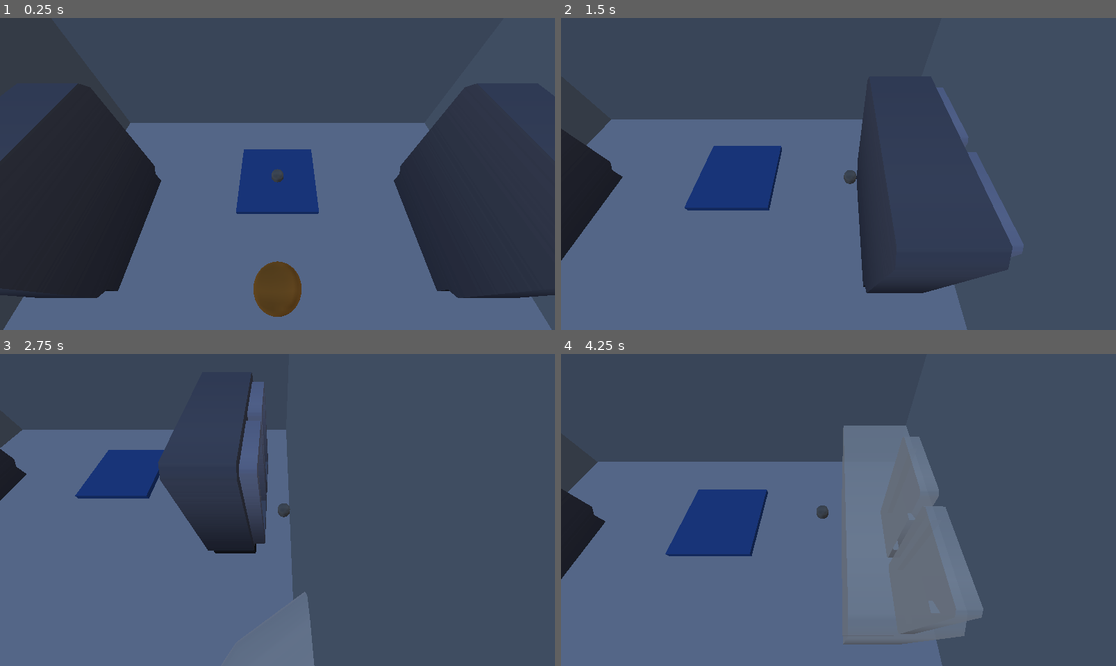
Above: before the commit, frames 1-4 (two rows, left to right).
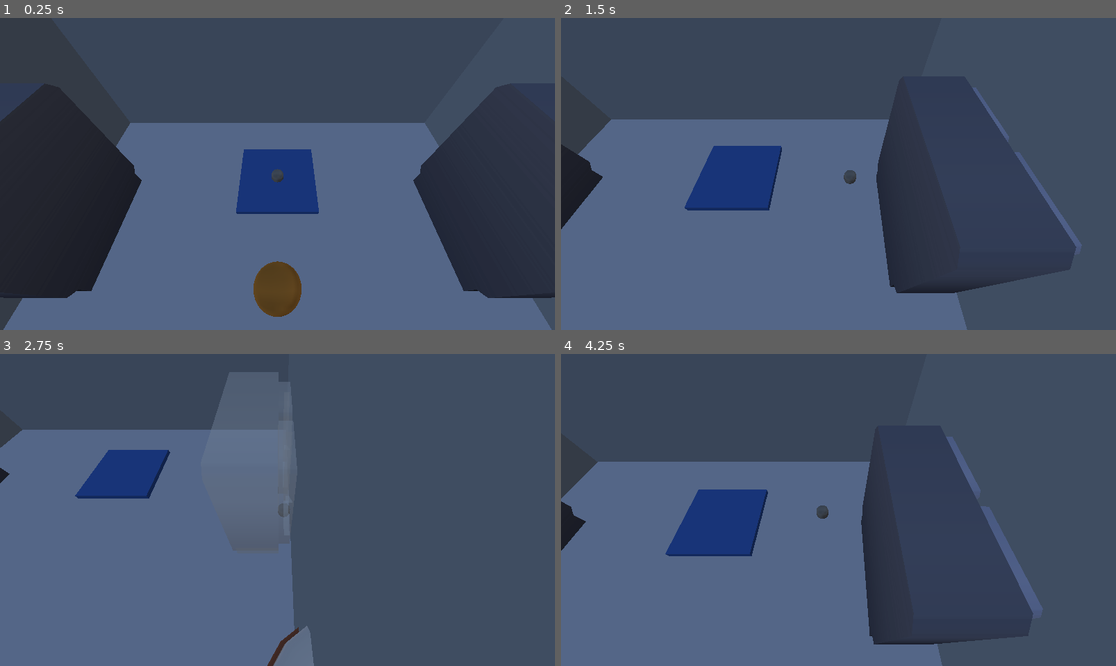
Above: after the commit, the same moments.

Repository: Devansh-Ruia/small-fry
Game: Godot game, scene res://rooms/room_02.tscn
The game is run twice, just before and just after one commit, with the same random seed, the same clock (stepped at 60 frames per second) and the same inputs. This scene is started directly instead of the project's main scene.
Inputs:
- Up to frame 1 (0.25 s): no input
- Up to frame 2 (1.5 s): tap Enter at 0.5 s; hold D (move_right) 0.53-1.28 s; hold Shift (run) 0.53-1.28 s; tap Space (jump) at 0.77 s; hold S (move_back) from 1.28 s (still down); tap Shift (run) at 1.35 s
- Up to frame 3 (2.75 s): tap Space (jump) at 1.52 s; release S (move_back) at 2.03 s; hold D (move_right) from 2.03 s (still down); hold Shift (run) from 2.03 s (still down)
- Up to frame 4 (4.25 s): release D (move_right) at 2.78 s; release Shift (run) at 2.78 s; hold W (move_forward) 2.78-3.53 s; tap Shift (run) at 2.85 s; tap Space (jump) at 3.02, 3.77 s; hold A (move_left) from 3.53 s (still down); hold Shift (run) from 3.53 s (still down)

The runs differ from the first frame. In frame 1, 6.3% of the frame differs, in the area x 0-100%, y 20-90%; in frame 2, 5.8%; in frame 3, 8.7%; in frame 4, 13%, in the area x 0-87%, y 22-94%.

Commit message:
Update GODOT_CONFIG file sizes and adjust ambient light energy in room_02 scene

Diff:
--- a/rooms/room_02.tscn
+++ b/rooms/room_02.tscn
@@ -26,6 +26,7 @@
 background_mode = 2
 sky = SubResource("Sky")
 ambient_light_source = 3
+ambient_light_energy = 1.8
 
 [sub_resource type="StandardMaterial3D" id="MatFloor"]
 albedo_color = Color(0.82, 0.86, 0.95, 1)
@@ -168,39 +169,39 @@
 shape = SubResource("ExitBox")
 
 [node name="PropFreezerW1" parent="." instance=ExtResource("4_freezers") groups=["occluder"]]
-transform = Transform3D(9.5979125e-08, 0, -1.8257449, 0, 2.3616118, 0, 2.1957464, 0, 7.9805844e-08, -3.3, 0, -10)
+transform = Transform3D(9.5979125e-08, 0, -1.8257449, 0, 2.3616118, 0, 2.1957464, 0, 7.9805844e-08, -3.7,0, -10)
 
 [node name="PropPipeW1" parent="." instance=ExtResource("5_pipe") groups=["occluder"]]
-transform = Transform3D(5.246275e-08, 0, 1.0150806, 0, 1.1275644, 0, -1.2002078, 0, 4.437058e-08, -3.3, 2.3334715, -6.5)
+transform = Transform3D(5.246275e-08, 0, 1.0150806, 0, 1.1275644, 0, -1.2002078, 0, 4.437058e-08, -3.7,2.3334715, -6.5)
 
 [node name="PropConveyorW1" parent="." instance=ExtResource("7_conveyor") groups=["occluder"]]
-transform = Transform3D(4.371139e-08, 0, -1, 0, 1, 0, 1, 0, 4.371139e-08, -3.3, 0.9642234, 1)
+transform = Transform3D(4.371139e-08, 0, -1, 0, 1, 0, 1, 0, 4.371139e-08, -3.7,0.9642234, 1)
 
 [node name="PropMachineW1" parent="." instance=ExtResource("6_machine") groups=["occluder"]]
-transform = Transform3D(4.371139e-08, 0, -1, 0, 1, 0, 1, 0, 4.371139e-08, -3.3, 1.1990472, 3.5)
+transform = Transform3D(4.371139e-08, 0, -1, 0, 1, 0, 1, 0, 4.371139e-08, -3.7,1.1990472, 3.5)
 
 [node name="PropScannerW1" parent="." instance=ExtResource("10_scanner") groups=["occluder"]]
-transform = Transform3D(4.371139e-08, 0, -1, 0, 1, 0, 1, 0, 4.371139e-08, -3.3, 1.0, 10)
+transform = Transform3D(4.371139e-08, 0, -1, 0, 1, 0, 1, 0, 4.371139e-08, -3.7,1.0, 10)
 
 [node name="PropFreezerE1" parent="." instance=ExtResource("4_freezers") groups=["occluder"]]
-transform = Transform3D(-9.5979125e-08, 0, 1.8257449, 0, 2.3616118, 0, -2.1957464, 0, -7.9805844e-08, 3.3, 0, -10)
+transform = Transform3D(-9.5979125e-08, 0, 1.8257449, 0, 2.3616118, 0, -2.1957464, 0, -7.9805844e-08, 3.7,0, -10)
 
 [node name="PropBedE1" parent="." instance=ExtResource("9_bed") groups=["occluder"]]
-transform = Transform3D(-4.371139e-08, 0, 1, 0, 1, 0, -1, 0, -4.371139e-08, 3.3, 0.5, -6.5)
+transform = Transform3D(-4.371139e-08, 0, 1, 0, 1, 0, -1, 0, -4.371139e-08, 3.7,0.5, -6.5)
 
 [node name="PropConveyorE1" parent="." instance=ExtResource("7_conveyor") groups=["occluder"]]
-transform = Transform3D(-4.371139e-08, 0, 1, 0, 1, 0, -1, 0, -4.371139e-08, 3.3, 0.9642234, -4)
+transform = Transform3D(-4.371139e-08, 0, 1, 0, 1, 0, -1, 0, -4.371139e-08, 3.7,0.9642234, -4)
 
 [node name="PropFenceGapS" parent="." instance=ExtResource("8_fence") groups=["occluder"]]
-transform = Transform3D(-4.371139e-08, 0, 1, 0, 1, 0, -1, 0, -4.371139e-08, 3.3, 0.86652005, -1.5)
+transform = Transform3D(-4.371139e-08, 0, 1, 0, 1, 0, -1, 0, -4.371139e-08, 3.7,0.86652005, -1.5)
 
 [node name="PropFenceGapN" parent="." instance=ExtResource("8_fence") groups=["occluder"]]
-transform = Transform3D(-4.371139e-08, 0, 1, 0, 1, 0, -1, 0, -4.371139e-08, 3.3, 0.86652005, 1.5)
+transform = Transform3D(-4.371139e-08, 0, 1, 0, 1, 0, -1, 0, -4.371139e-08, 3.7,0.86652005, 1.5)
 
 [node name="PropPipeE1" parent="." instance=ExtResource("5_pipe") groups=["occluder"]]
-transform = Transform3D(-5.246275e-08, 0, -1.0150806, 0, 1.1275644, 0, 1.2002078, 0, -4.437058e-08, 3.3, 2.3334715, 5)
+transform = Transform3D(-5.246275e-08, 0, -1.0150806, 0, 1.1275644, 0, 1.2002078, 0, -4.437058e-08, 3.7,2.3334715, 5)
 
 [node name="PropMachineE1" parent="." instance=ExtResource("6_machine") groups=["occluder"]]
-transform = Transform3D(-4.371139e-08, 0, 1, 0, 1, 0, -1, 0, -4.371139e-08, 3.3, 1.1990472, 8)
+transform = Transform3D(-4.371139e-08, 0, 1, 0, 1, 0, -1, 0, -4.371139e-08, 3.7,1.1990472, 8)
 
 [connection signal="body_entered" from="SqueezeArea" to="Player" method="_on_squeeze_entered"]
Not shown, changed: build/web/index.html
Not shown, changed: build/web/index.pck
